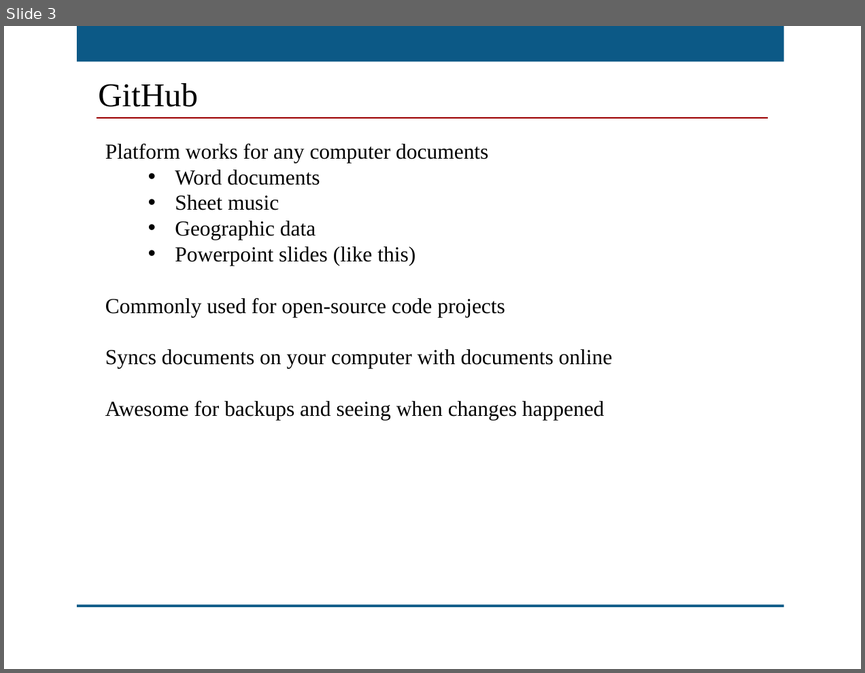
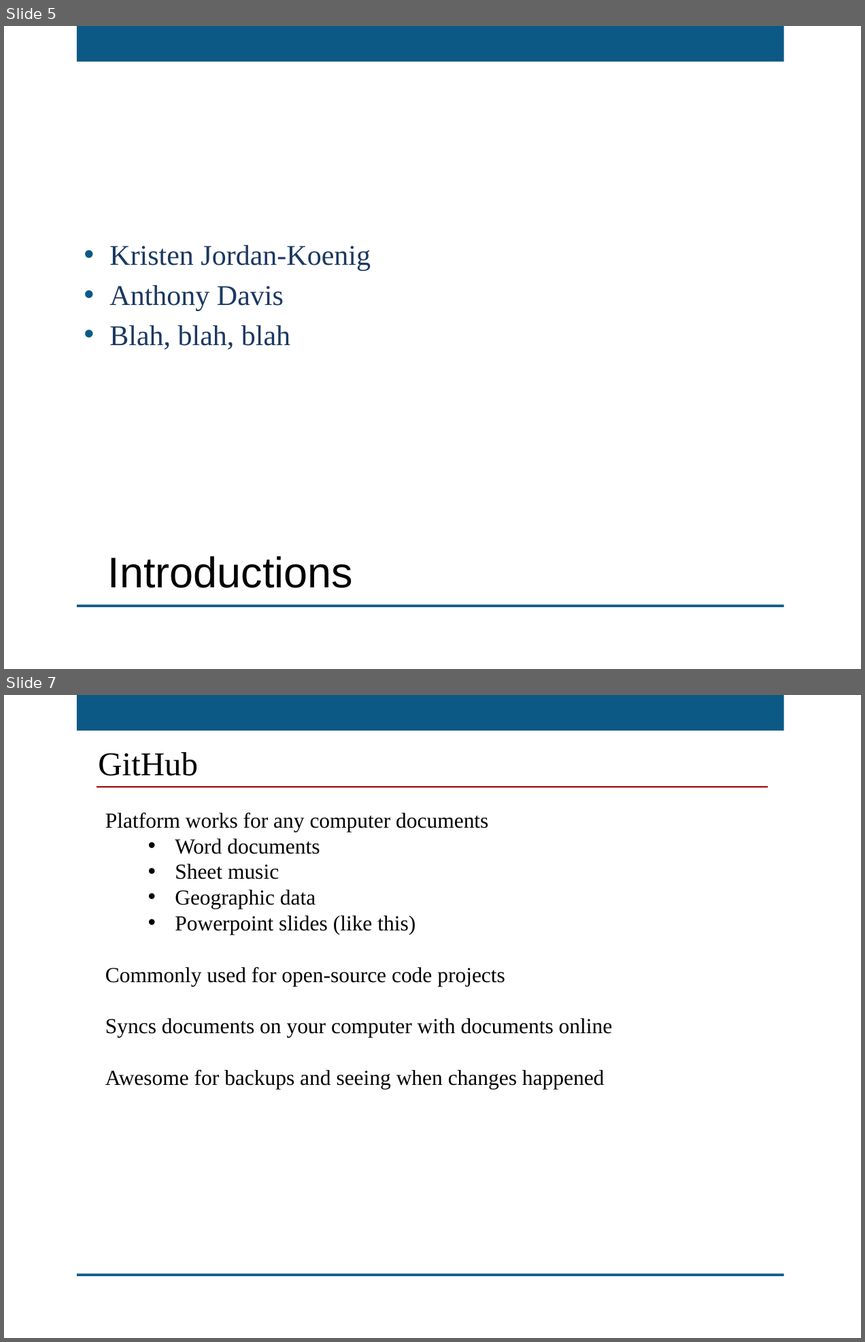
Before and after one commit to kansasgis/GithubWebinar_2015, a slide deck: MAGIC_GitHub_Webinar.pptx. Shown one above the other, each under a label of ours: slide 3 before the commit, slides 5 and 7 after it; the slides between them are not shown. The pictures are 865x673 and 865x1342 pixels, drawn with LibreOffice and Linux fonts; fonts in the diff are those of the drawing; background and template pictures are left out. Boxes give left, top, right and bottom in pixels: in the first picture for what was removed or moved away, otherwise in the second. Text is boxed around its words. In the diff, an @@ line names an element or a change of style, - is before the commit and + after.

Commit message:
Intro from Bob
Added draft of intro slides

```diff
--- a/MAGIC_GitHub_Webinar.pptx
+++ b/MAGIC_GitHub_Webinar.pptx
@@ slide 5 added at box(4, 26, 861, 669), background picture (left out); not listed: 2 template elements that a slide beside it also shows @@
@@ text added at box(109, 245, 371, 350), 24 pt, text #1B3861 @@
+• Kristen Jordan-Koenig
+• Anthony Davis
+• Blah, blah, blah
@@ text added at box(108, 556, 353, 588), 36 pt, text #000000 @@
+Introductions
@@ what was slide 3 is now slide 7 @@
```
Also in this commit, not shown: 2 slides changed, 3 other slides added.
